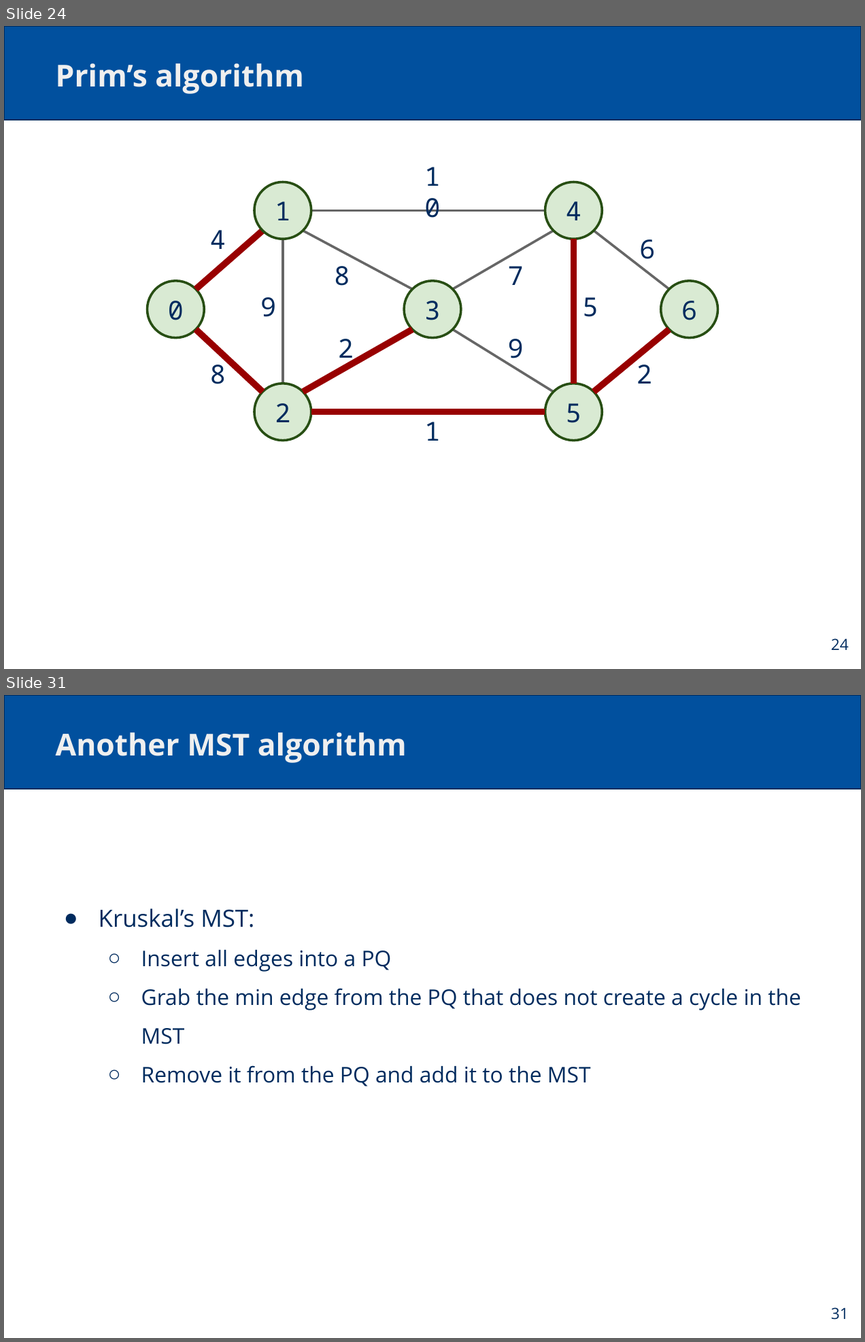
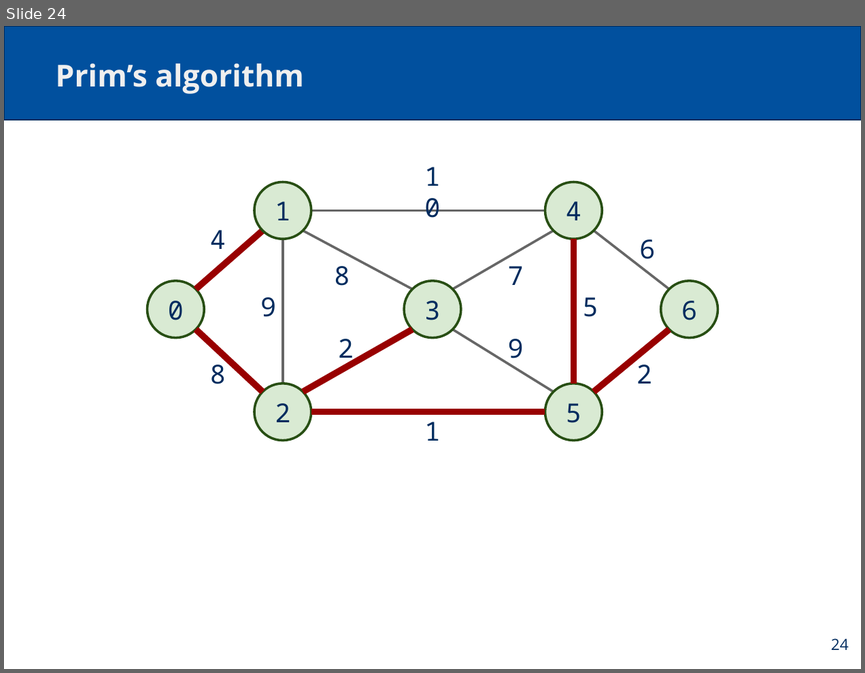
Before and after one commit to cs1501-2224/handouts, a slide deck: DraftSlides/Lecture15.pptx. Shown one above the other, each under a label of ours: slides 24 and 31 before the commit, slide 24 after it; the slides between them are not shown. The pictures are 865x1342 and 865x673 pixels, drawn with LibreOffice and Linux fonts; fonts in the diff are those of the drawing. Boxes give left, top, right and bottom in pixels: in the first picture for what was removed or moved away, otherwise in the second. Text is boxed around its words. In the diff, an @@ line names an element or a change of style, - is before the commit and + after.

```diff
--- a/DraftSlides/Lecture15.pptx
+++ b/DraftSlides/Lecture15.pptx
@@ slide 31 removed at box(4, 695, 861, 1338), background #FFFFFF; not listed: 1 template element that a slide beside it also shows @@
@@ title removed at box(56, 732, 407, 763) @@
-Another MST algorithm
@@ text removed at box(99, 909, 801, 1087) @@
-● Kruskal’s MST:
-  ○ Insert all edges into a PQ
-  ○ Grab the min edge from the PQ that does not create a cycle in the MST
-  ○ Remove it from the PQ and add it to the MST
@@ page number removed at box(831, 1308, 849, 1320) @@
-31
```
Also in this commit, not shown: 2 slides changed, 9 other slides removed, 1 other file.
